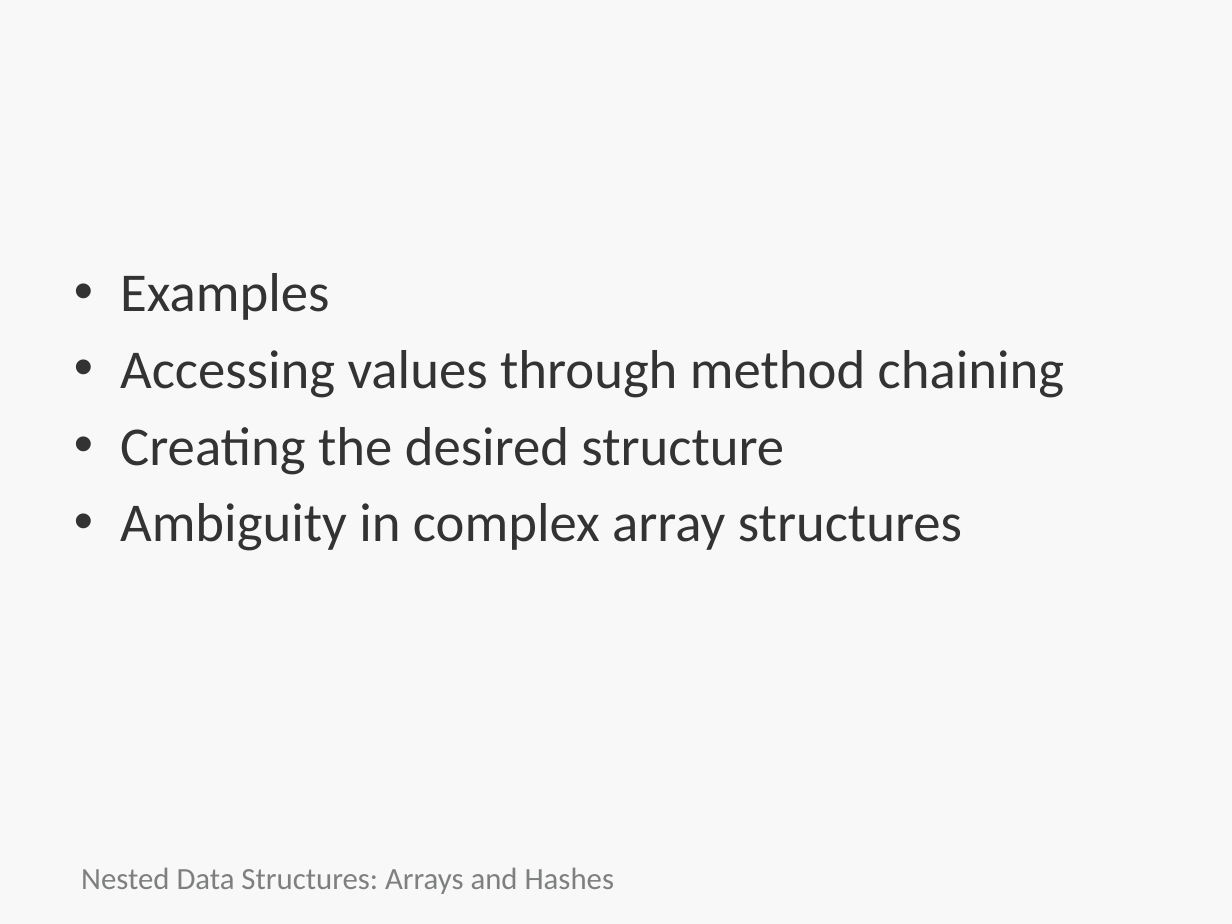
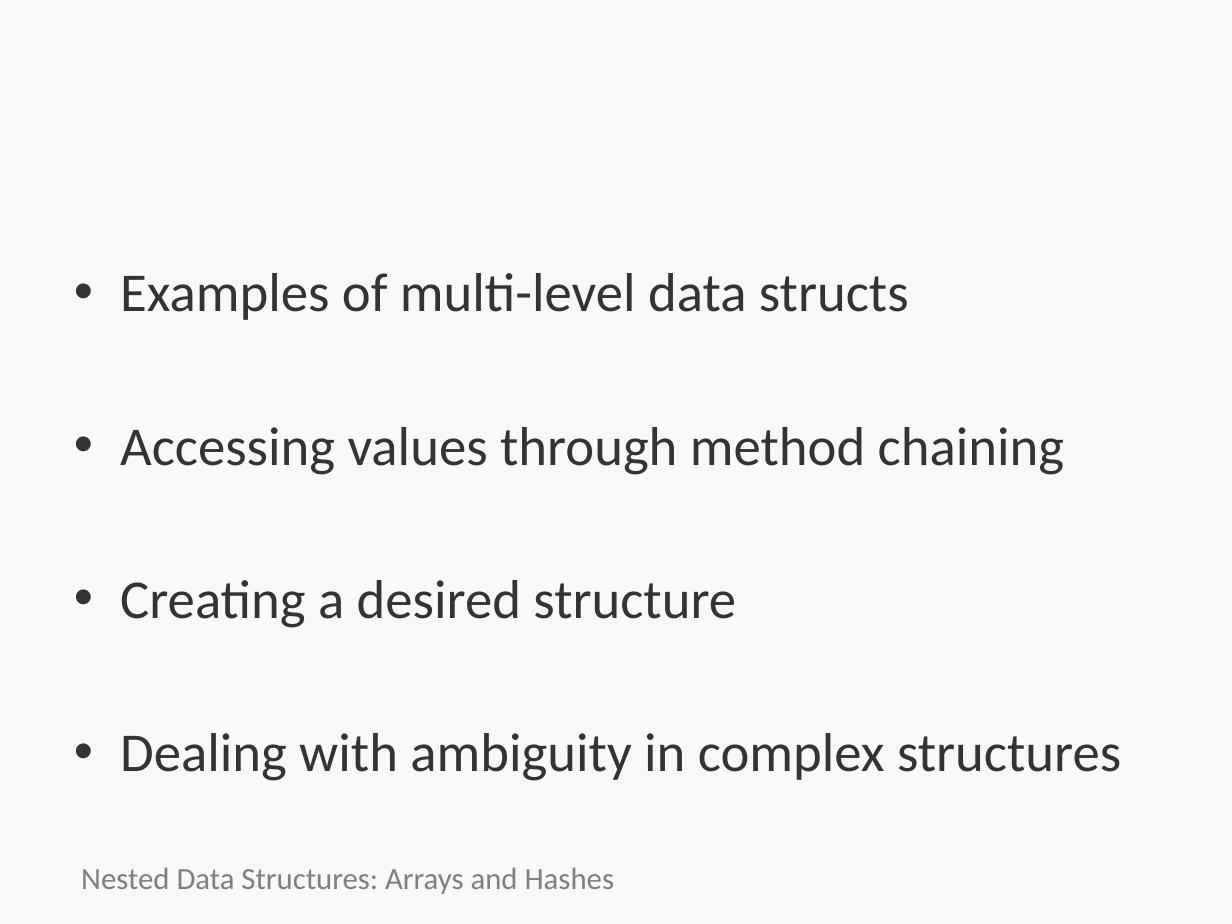
Before and after one commit to bootcoder/lectures, a slide deck: slide 2 of 1phase/data-stucts/HTC-nested-data-structures.pptx. Drawn at 1232x924 pixels with LibreOffice and Linux fonts; fonts in the diff are those of the drawing; background and template pictures are left out. Boxes give left, top, right and bottom in pixels: in the first picture for what was removed or moved away, otherwise in the second. Text is boxed around its words. In the diff, an @@ line names an element or a change of style, - is before the commit and + after.

Commit message:
update creating structs

```diff
--- a/1phase/data-stucts/HTC-nested-data-structures.pptx
+++ b/1phase/data-stucts/HTC-nested-data-structures.pptx
@@ text at bbox=[120, 273, 909, 320]: text changed @@
-• Examples
+• Examples of multi-level data structs
@@ text at bbox=[120, 580, 1121, 781]: text changed @@
-• Creating the desired structure
-• Ambiguity in complex array structures
+• Creating a desired structure
+• Dealing with ambiguity in complex structures
```
Also in this commit, not shown: 1 other slide changed.
